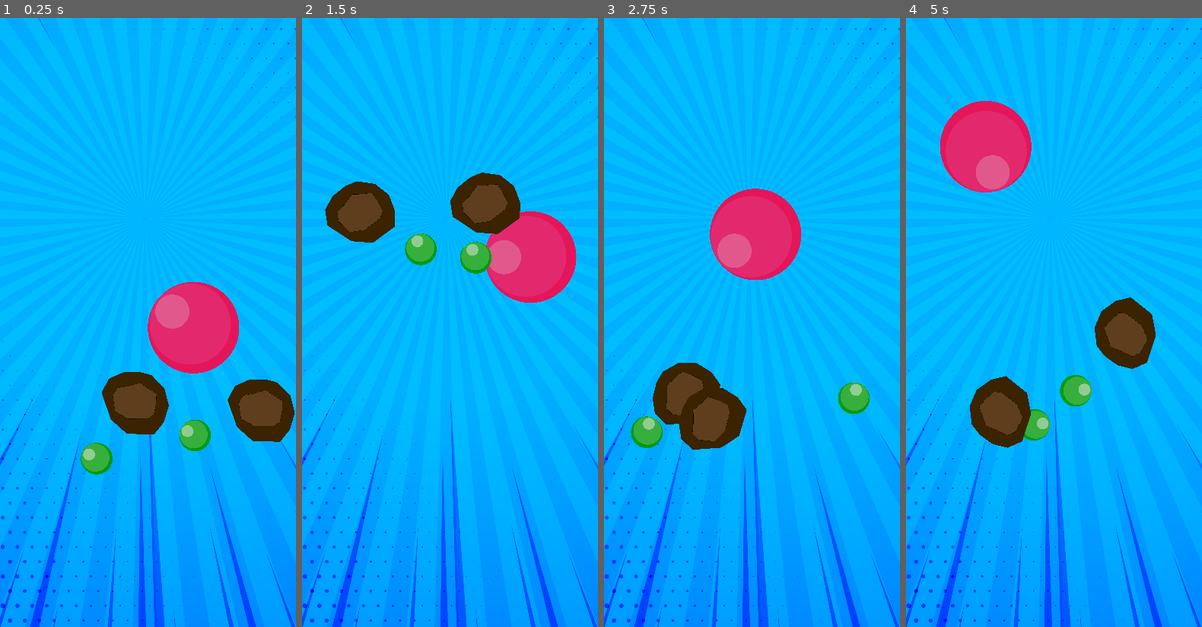
Above: before the commit, frames 1-4 (left to right).
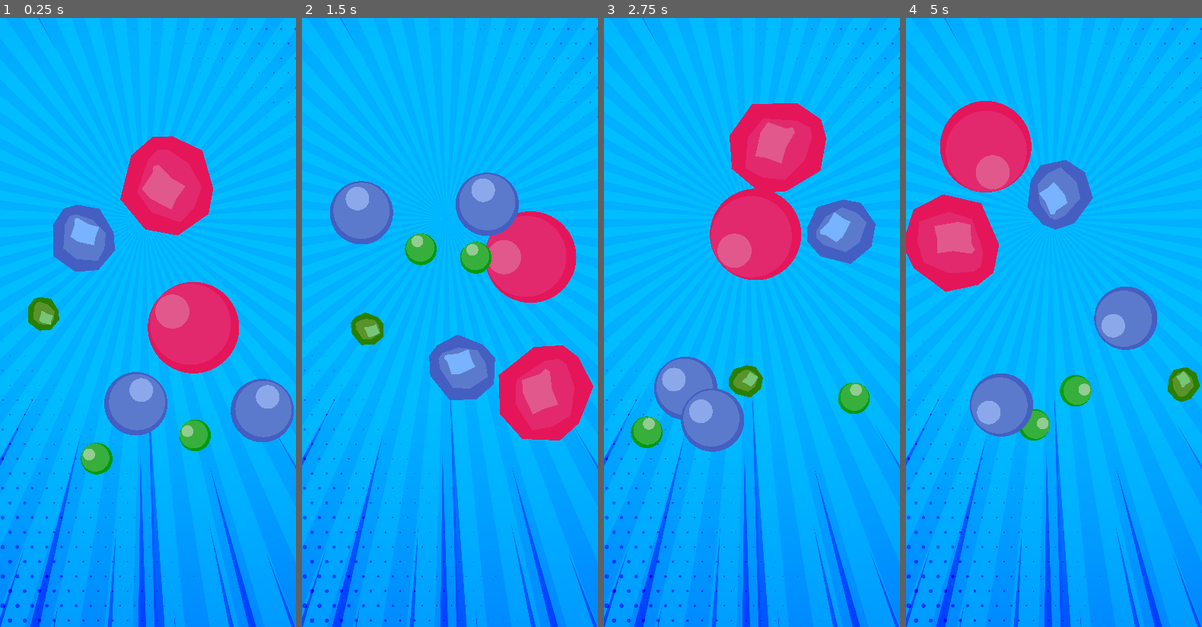
Above: after the commit, the same moments.

Repository: MrZak-dev/godot_3.1_jumping_balls
Game: Godot game, scene res://scenes/Walls.tscn
Same seed, same stepped clock (60 frames per second), same inputs: the game is played once before the commit and once after it.
Inputs:
- Up to frame 1 (0.25 s): no input
- Up to frame 2 (1.5 s): no input
- Up to frame 3 (2.75 s): no input
- Up to frame 4 (5 s): no input

The runs differ from the first frame. In frame 1, 9.8% of the frame differs, in the area x 9-100%, y 19-70%; in frame 2, 9.8%; in frame 3, 9.4%; in frame 4, 10%, in the area x 0-100%, y 23-71%.

Commit message:
new rock objects

Diff:
--- a/scenes/Ball.tscn
+++ b/scenes/Balls/Ball.tscn
@@ -3,20 +3,12 @@
 [ext_resource path="res://scripts/Ball.gd" type="Script" id=1]
 [ext_resource path="res://assets/images/balls.png" type="Texture" id=2]
 
-
-
-
 [sub_resource type="CircleShape2D" id=1]
 
-custom_solver_bias = 0.0
 radius = 345.634
 
 [node name="Ball" type="KinematicBody2D"]
-input_pickable = false
-collision_layer = 1
 collision_mask = 60
-collision/safe_margin = 0.08
-motion/sync_to_physics = false
 script = ExtResource( 1 )
 
 [node name="Sprite" type="Sprite" parent="."]
@@ -26,14 +18,10 @@
 [node name="topRC" type="RayCast2D" parent="."]
 position = Vector2( 0, -340 )
 rotation = 3.14159
-scale = Vector2( 1, 1 )
 enabled = true
 exclude_parent = false
 cast_to = Vector2( 0, 250 )
 collision_mask = 32
-collide_with_areas = false
-collide_with_bodies = true
 
 [node name="CollisionShape2D" type="CollisionShape2D" parent="."]
-scale = Vector2( 1, 1 )
 shape = SubResource( 1 )
--- a/scenes/largeBall.tscn
+++ b/scenes/Balls/largeBall.tscn
@@ -25,7 +25,3 @@
 
 [node name="CollisionShape2D" type="CollisionShape2D" parent="."]
 shape = SubResource( 1 )
-
-[node name="CollisionPolygon2D" type="CollisionPolygon2D" parent="."]
-polygon = PoolVector2Array( -33.6459, -129.687, 29.7122, -123.153, 76.3651, -103.714, 119.752, -46.0458, 128.872, 23.9219, 99.9654, 87.5754, 55.5872, 129.501, -50.2311, 113.475, -106.175, 48.7094, -129.096, -61.8858, -92.0638, -112.579 )
-disabled = true
--- a/scenes/mediumBall.tscn
+++ b/scenes/Balls/mediumBall.tscn
@@ -1,7 +1,7 @@
 [gd_scene load_steps=4 format=2]
 
 [ext_resource path="res://scripts/Ball.gd" type="Script" id=1]
-[ext_resource path="res://assets/images/rock.png" type="Texture" id=2]
+[ext_resource path="res://assets/images/blueBalls.png" type="Texture" id=2]
 
 [sub_resource type="CircleShape2D" id=1]
 
@@ -12,7 +12,7 @@
 script = ExtResource( 1 )
 
 [node name="Sprite" type="Sprite" parent="."]
-scale = Vector2( 0.16, 0.16 )
+scale = Vector2( 0.09, 0.09 )
 texture = ExtResource( 2 )
 
 [node name="topRC" type="RayCast2D" parent="."]
@@ -24,9 +24,4 @@
 collision_mask = 128
 
 [node name="CollisionShape2D" type="CollisionShape2D" parent="."]
-visible = false
 shape = SubResource( 1 )
-disabled = true
-
-[node name="CollisionPolygon2D" type="CollisionPolygon2D" parent="."]
-polygon = PoolVector2Array( -41.7594, -159.303, 36.9778, -151.415, 94.5155, -127.493, 147.479, -56.8633, 158.705, 29.3819, 122.927, 108.199, 68.3783, 159.322, -62.3281, 139.031, -130.053, 61.0287, -158.845, -76.7969, -114.833, -138.415 )
--- /dev/null
+++ b/scenes/Rocks/rock_blue.tscn
@@ -0,0 +1,23 @@
+[gd_scene load_steps=3 format=2]
+
+[ext_resource path="res://scripts/Ball.gd" type="Script" id=1]
+[ext_resource path="res://assets/images/rock_blue.png" type="Texture" id=2]
+
+[node name="rock_blue" type="KinematicBody2D"]
+collision_mask = 156
+script = ExtResource( 1 )
+
+[node name="Sprite" type="Sprite" parent="."]
+scale = Vector2( 0.09, 0.09 )
+texture = ExtResource( 2 )
+
+[node name="topRC" type="RayCast2D" parent="."]
+position = Vector2( 0, -153.81 )
+rotation = 3.14159
+enabled = true
+exclude_parent = false
+cast_to = Vector2( 0, 250 )
+collision_mask = 128
+
+[node name="CollisionPolygon2D" type="CollisionPolygon2D" parent="."]
+polygon = PoolVector2Array( -0.119408, -156.334, -64.8686, -147.052, -129.295, -74.7788, -146.488, 76.339, -50.3675, 166.086, 61.4754, 172.077, 154.847, 86.7034, 159.163, -0.0355873, 105.861, -122.765 )
--- /dev/null
+++ b/scenes/Rocks/rock_green.tscn
@@ -0,0 +1,23 @@
+[gd_scene load_steps=3 format=2]
+
+[ext_resource path="res://scripts/Ball.gd" type="Script" id=1]
+[ext_resource path="res://assets/images/rock_green.png" type="Texture" id=2]
+
+[node name="rock_green" type="KinematicBody2D"]
+collision_mask = 284
+script = ExtResource( 1 )
+
+[node name="Sprite" type="Sprite" parent="."]
+scale = Vector2( 0.045, 0.045 )
+texture = ExtResource( 2 )
+
+[node name="topRC" type="RayCast2D" parent="."]
+position = Vector2( 0, -76.905 )
+rotation = 3.14159
+enabled = true
+exclude_parent = false
+cast_to = Vector2( 0, 250 )
+collision_mask = 256
+
+[node name="CollisionPolygon2D" type="CollisionPolygon2D" parent="."]
+polygon = PoolVector2Array( -0.0289497, -78.1939, -32.4935, -73.5813, -64.6188, -37.4049, -73.309, 38.2161, -25.2309, 83.0864, 30.7106, 86.0556, 77.4732, 43.387, 79.5648, -0.153362, 53.1884, -61.1385 )
--- /dev/null
+++ b/scenes/Rocks/rock_red.tscn
@@ -0,0 +1,23 @@
+[gd_scene load_steps=3 format=2]
+
+[ext_resource path="res://scripts/Ball.gd" type="Script" id=1]
+[ext_resource path="res://assets/images/rock_red.png" type="Texture" id=2]
+
+[node name="rock_red" type="KinematicBody2D"]
+collision_mask = 92
+script = ExtResource( 1 )
+
+[node name="Sprite" type="Sprite" parent="."]
+scale = Vector2( 0.13, 0.13 )
+texture = ExtResource( 2 )
+
+[node name="topRC" type="RayCast2D" parent="."]
+position = Vector2( 0, -224.808 )
+rotation = 3.14159
+enabled = true
+exclude_parent = false
+cast_to = Vector2( 0, 250 )
+collision_mask = 64
+
+[node name="CollisionPolygon2D" type="CollisionPolygon2D" parent="."]
+polygon = PoolVector2Array( -0.121933, -225.801, -93.8468, -212.409, -186.803, -107.81, -211.678, 110.252, -72.7557, 239.985, 88.7877, 248.345, 223.557, 125.098, 229.974, -0.308636, 152.174, -177.308 )
--- a/scenes/Walls.tscn
+++ b/scenes/Walls.tscn
@@ -1,9 +1,12 @@
-[gd_scene load_steps=8 format=2]
+[gd_scene load_steps=11 format=2]
 
 [ext_resource path="res://assets/images/bg.jpg" type="Texture" id=1]
-[ext_resource path="res://scenes/mediumBall.tscn" type="PackedScene" id=2]
-[ext_resource path="res://scenes/smallBall.tscn" type="PackedScene" id=3]
-[ext_resource path="res://scenes/largeBall.tscn" type="PackedScene" id=4]
+[ext_resource path="res://scenes/Balls/mediumBall.tscn" type="PackedScene" id=2]
+[ext_resource path="res://scenes/Balls/smallBall.tscn" type="PackedScene" id=3]
+[ext_resource path="res://scenes/Balls/largeBall.tscn" type="PackedScene" id=4]
+[ext_resource path="res://scenes/Rocks/rock_blue.tscn" type="PackedScene" id=5]
+[ext_resource path="res://scenes/Rocks/rock_green.tscn" type="PackedScene" id=6]
+[ext_resource path="res://scenes/Rocks/rock_red.tscn" type="PackedScene" id=7]
 
 [sub_resource type="RectangleShape2D" id=1]
 
@@ -87,6 +90,7 @@
 shape = SubResource( 1 )
 
 [node name="right_wall" type="StaticBody2D" parent="."]
+editor/display_folded = true
 collision_layer = 4
 collision_mask = 0
 __meta__ = {
@@ -98,6 +102,7 @@
 shape = SubResource( 2 )
 
 [node name="left_wall" type="StaticBody2D" parent="."]
+editor/display_folded = true
 collision_layer = 8
 collision_mask = 0
 __meta__ = {
@@ -109,6 +114,7 @@
 shape = SubResource( 3 )
 
 [node name="bottom_wall" type="StaticBody2D" parent="."]
+editor/display_folded = true
 position = Vector2( 0, 2240 )
 collision_layer = 16
 collision_mask = 0
@@ -121,6 +127,7 @@
 shape = SubResource( 1 )
 
 [node name="Balls" type="Node2D" parent="."]
+editor/display_folded = true
 
 [node name="Ball3" parent="Balls" instance=ExtResource( 2 )]
 position = Vector2( 736, 1600 )
@@ -136,3 +143,14 @@
 
 [node name="Ball5" parent="Balls" instance=ExtResource( 3 )]
 position = Vector2( 400, 1920 )
+
+[node name="Rocks" type="Node2D" parent="."]
+
+[node name="rock_blue" parent="Rocks" instance=ExtResource( 5 )]
+position = Vector2( 330.065, 814.63 )
+
+[node name="rock_green" parent="Rocks" instance=ExtResource( 6 )]
+position = Vector2( 280.907, 1158.74 )
+
+[node name="rock_red" parent="Rocks" instance=ExtResource( 7 )]
+position = Vector2( 744.403, 554.791 )
Binary file added: assets/images/rock_blue.png
Binary file added: assets/images/rock_green.png
Binary file added: assets/images/rock_red.png
Renamed: scenes/smallBall.tscn -> scenes/Balls/smallBall.tscn
